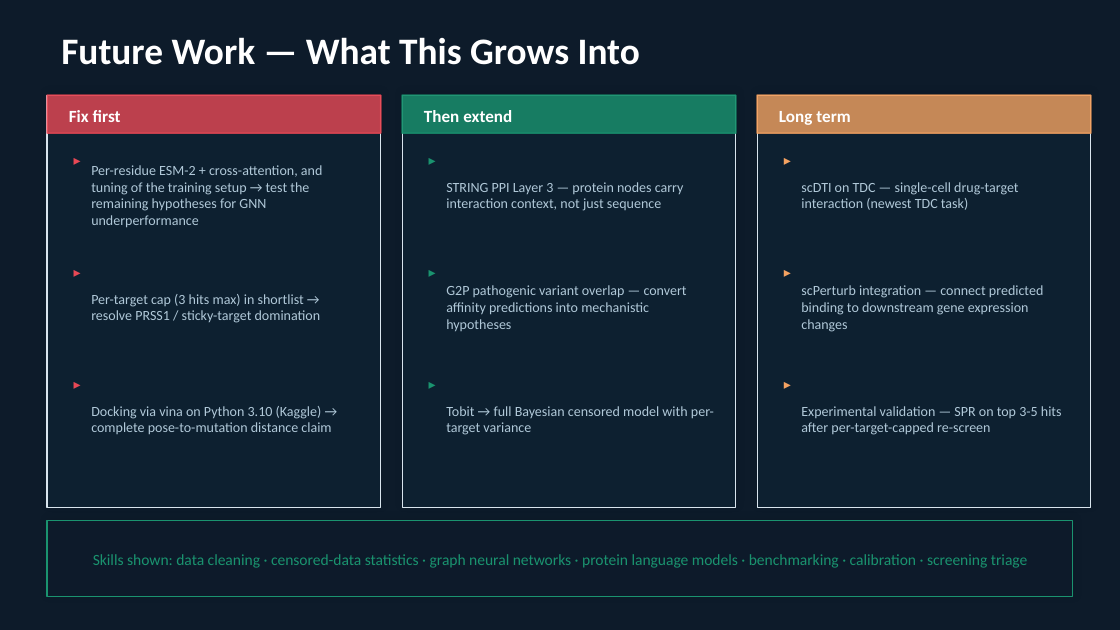
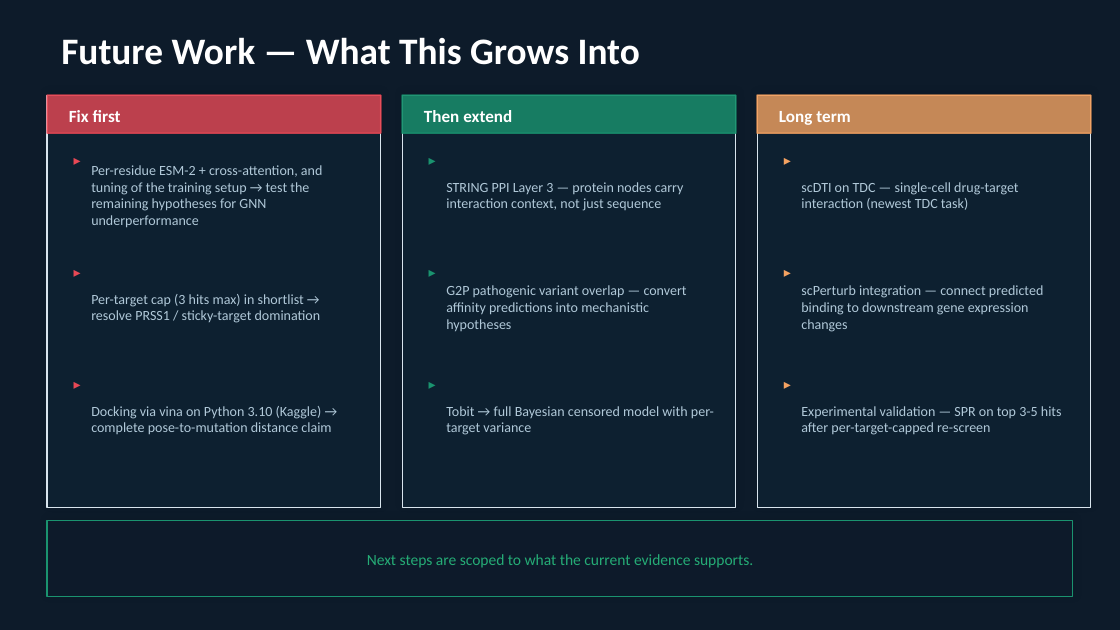
Before and after one commit to christybiji/gnn-dti-repurposing, a slide deck: slide 10 of docs/GNN_DTI_slides.pptx. Drawn at 1120x630 pixels with LibreOffice and Linux fonts; fonts in the diff are those of the drawing. Boxes give left, top, right and bottom in pixels: in the first picture for what was removed or moved away, otherwise in the second. Text is boxed around its words. In the diff, an @@ line names an element or a change of style, - is before the commit and + after.

```diff
--- a/docs/GNN_DTI_slides.pptx
+++ b/docs/GNN_DTI_slides.pptx
@@ text at box(367, 554, 753, 568): text changed; text colour #1A936F to #25AC76 @@
-Skills shown: data cleaning · censored-data statistics · graph neural networks · protein language models · benchmarking · calibration · screening triage
+Next steps are scoped to what the current evidence supports.
```
Also in this commit, not shown: 2 other slides changed.
